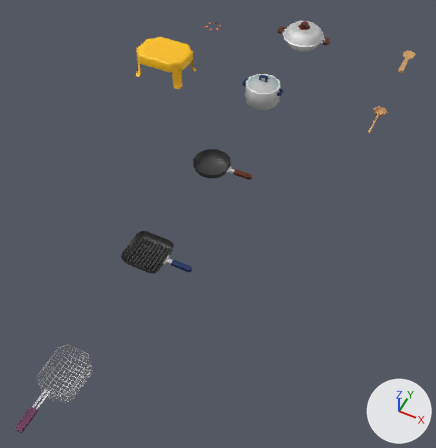
The glTF model assets/3D/Cooking/Cookware/Cookware.gltf: old version first, new version second.
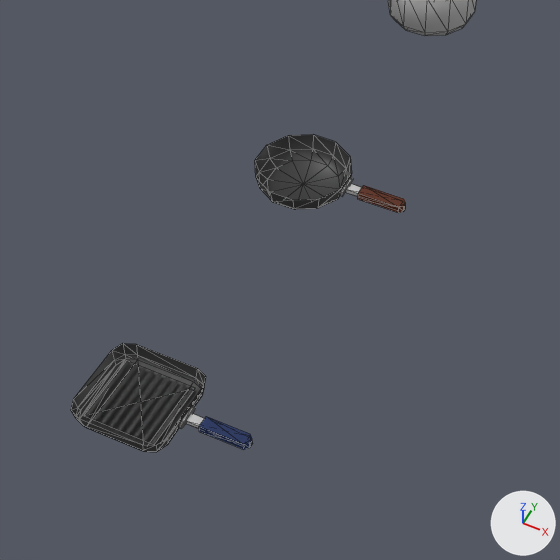
Each version is shown whole from a 50 mm lens placed at (2.52, -4.56, 2.68), pointed at (1.36, -2.23, -0.23), then close up on the part from 21% to 72% of the width and 22% to 70% of the height. Arrows for +X, +Y and +Z are at lower right; the lights stay in place. The close-ups show mesh edges as thin lines. Where no turn or scale is listed for an object, it has been applied to the vertices.

The older version as bpy lines, for what is in view:
```python
me_cube_001 = bpy.data.meshes.new('Cube.001')
me_cube_001.from_pydata(...)  # 82 vertices, 106 faces; spans x -0.12..0.28, y -0.12..0.12, z 0.0..0.04
# faces by material slot: [58, 32, 14, 2]
me_cube_001.materials.append(mat_castiron)  # picture img_castiron
me_cube_001.materials.append(mat_stainlesssteel)  # picture img_stainlesssteel
me_cube_001.materials.append(mat_blueaccent)  # dark blue #002259
me_cube_001.materials.append(mat_grill)
me_cylinder = bpy.data.meshes.new('Cylinder')
me_cylinder.from_pydata(...)  # 85 vertices, 120 faces; spans x -0.15..0.15, y -0.12..0.12, z 0.0..0.14
# faces by material slot: [60, 60]
me_cylinder.materials.append(mat_stainlesssteel)  # picture img_stainlesssteel
me_cylinder.materials.append(mat_blueaccent)  # dark blue #002259
me_cylinder_002 = bpy.data.meshes.new('Cylinder.002')
me_cylinder_002.from_pydata(...)  # 75 vertices, 102 faces; spans x -0.12..0.28, y -0.12..0.12, z 0.0..0.06
# faces by material slot: [60, 28, 14]
me_cylinder_002.materials.append(mat_castiron)  # picture img_castiron
me_cylinder_002.materials.append(mat_stainlesssteel)  # picture img_stainlesssteel
me_cylinder_002.materials.append(mat_redaccent)  # brown #592100
ob_grillpan = bpy.data.objects.new('GrillPan', me_cube_001)
ob_grillpan.location = (1.2, -2.8, 0.0)
ob_pot = bpy.data.objects.new('Pot', me_cylinder)
ob_pot.location = (1.2, -1.2, 0.0)
ob_skillet = bpy.data.objects.new('Skillet', me_cylinder_002)
ob_skillet.location = (1.2, -2.0, 0.0)
```
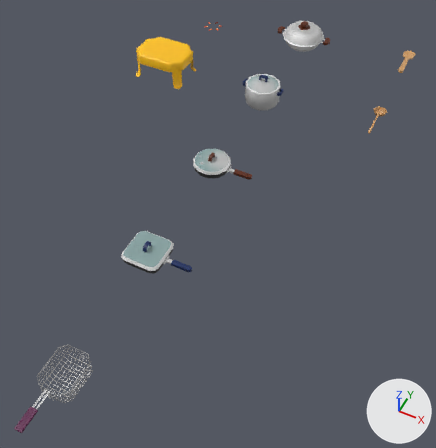
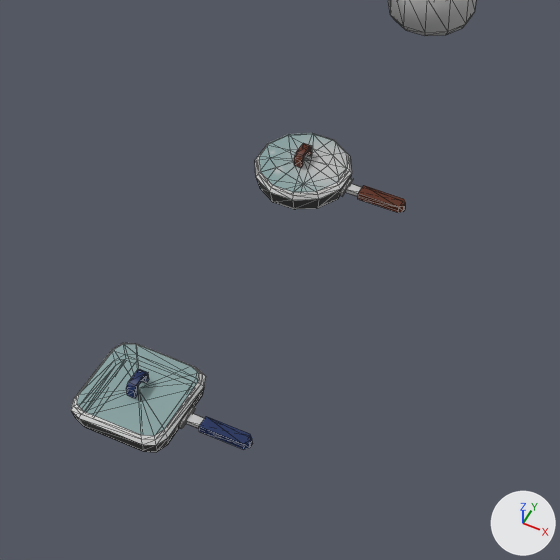
Pixel boxes [x1, y1, x2, y2] of what changed, in the close-ups (560 x 560 px):
```json
{"object": "GrillPanLid", "change": "added", "after": [71, 343, 206, 445], "faces in mat_stainlesssteel (picture img_stainlesssteel)": [71, 343, 206, 445], "faces in mat_blueaccent (dark blue #002259)": [126, 369, 149, 398]}
{"object": "SkilletLid", "change": "added", "after": [255, 133, 352, 200], "faces in mat_stainlesssteel (picture img_stainlesssteel)": [255, 133, 352, 200], "faces in mat_redaccent (brown #592100)": [294, 143, 312, 168]}
```

Scene script edits in JSON lines:
```json
{"op": "add", "block": "me_cube_004", "code": ["me_cube_004 = bpy.data.meshes.new('Cube.004')", "me_cube_004.from_pydata(...)  # 61 vertices, 98 faces; spans x -0.12..0.12, y -0.12..0.12, z 0.04..0.094", "# faces by material slot: [48, 12, 38]", "me_cube_004.materials.append(mat_stainlesssteel)  # picture img_stainlesssteel", "me_cube_004.materials.append(mat_glass)", "me_cube_004.materials.append(mat_blueaccent)  # dark blue #002259"]}
{"op": "add", "block": "me_cylinder_003", "code": ["me_cylinder_003 = bpy.data.meshes.new('Cylinder.003')", "me_cylinder_003.from_pydata(...)  # 61 vertices, 98 faces; spans x -0.12..0.12, y -0.12..0.12, z 0.06..0.119", "# faces by material slot: [48, 12, 38]", "me_cylinder_003.materials.append(mat_stainlesssteel)  # picture img_stainlesssteel", "me_cylinder_003.materials.append(mat_glass)", "me_cylinder_003.materials.append(mat_redaccent)  # brown #592100"]}
{"op": "add", "block": "ob_grillpanlid", "code": ["ob_grillpanlid = bpy.data.objects.new('GrillPanLid', me_cube_004)", "ob_grillpanlid.location = (1.2, -2.8, 0.0)"]}
{"op": "add", "block": "ob_skilletlid", "code": ["ob_skilletlid = bpy.data.objects.new('SkilletLid', me_cylinder_003)", "ob_skilletlid.location = (1.2, -2.0, 0.0)"]}
```
